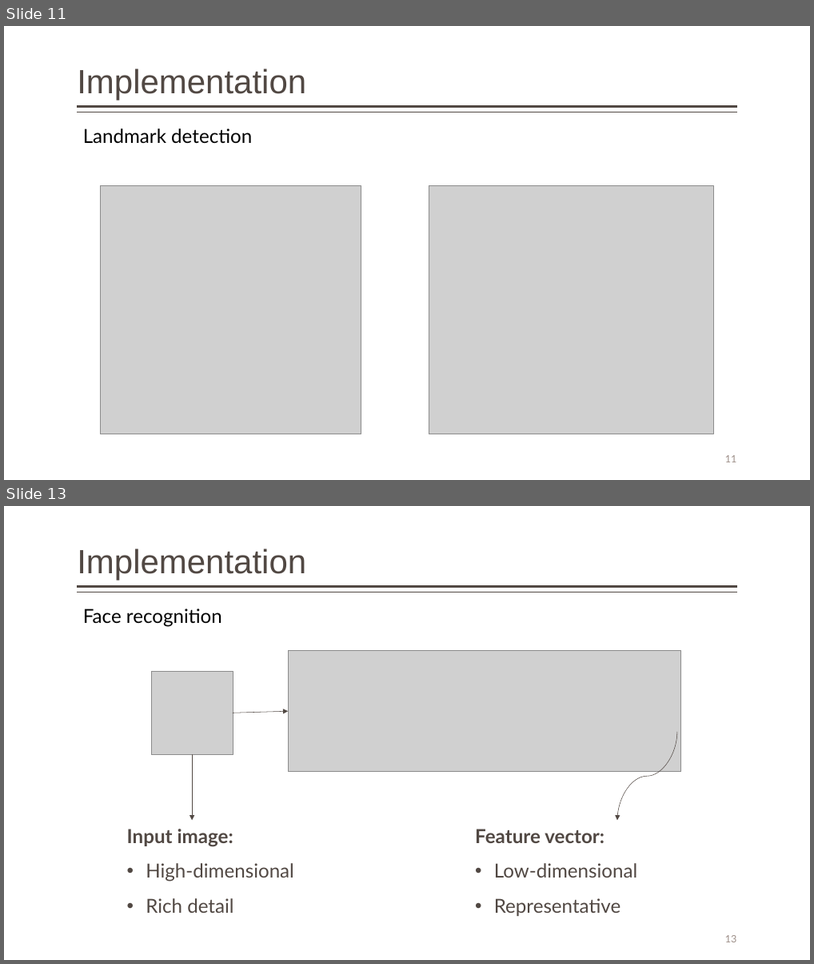
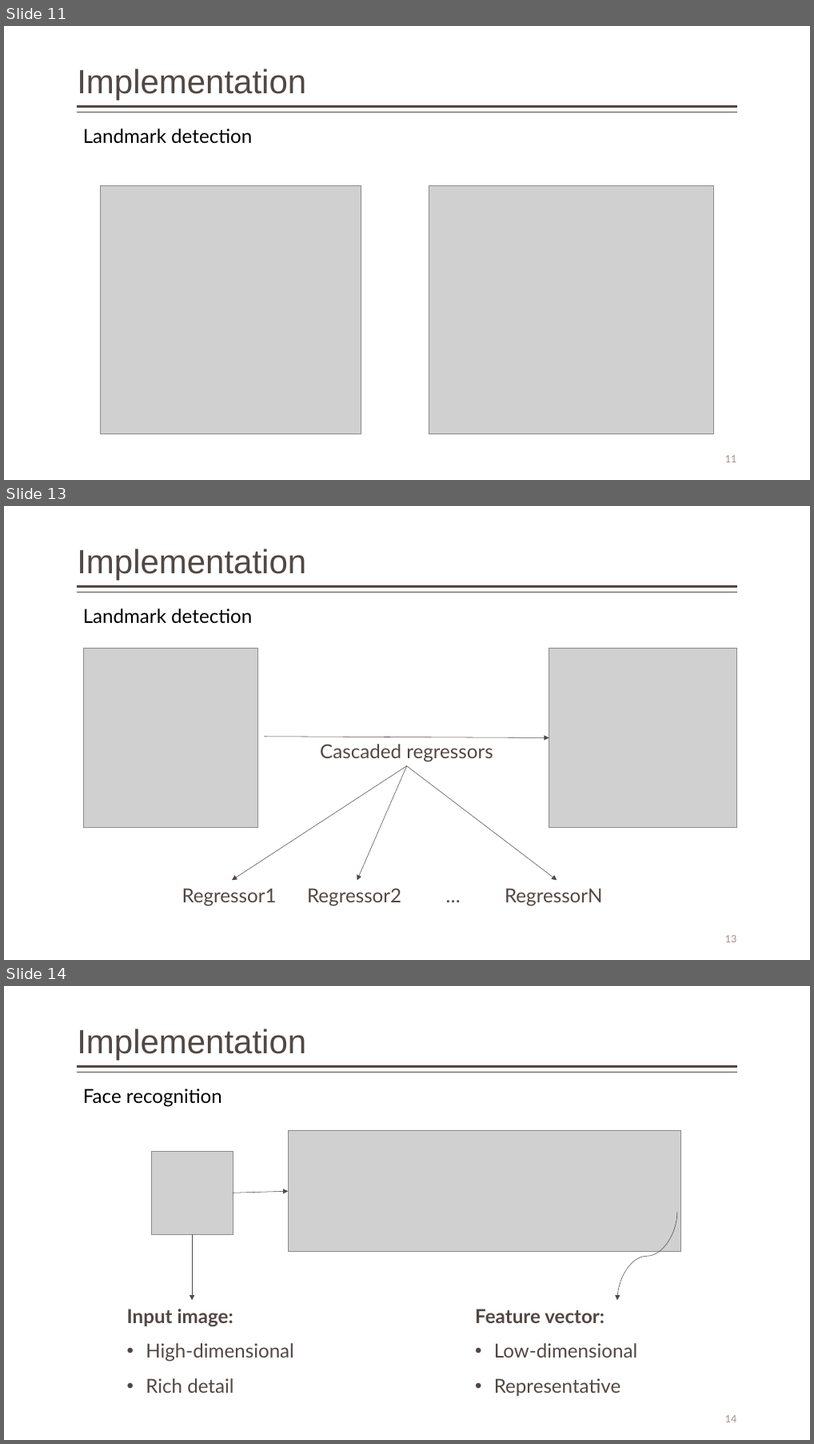
Before and after one commit to Gitworkarboy/Face-Attendance-System, a slide deck: presentation/face-attendance-2018.pptx. Shown one above the other, each under a label of ours: slides 11 and 13 before the commit, slides 11, 13 and 14 after it; the slides between them are not shown. The pictures are 814x964 and 814x1444 pixels, drawn with LibreOffice and Linux fonts; fonts in the diff are those of the drawing; grey boxes stand for pictures. Boxes give left, top, right and bottom in pixels: in the first picture for what was removed or moved away, otherwise in the second. Text is boxed around its words. In the diff, an @@ line names an element or a change of style, - is before the commit and + after.

Commit message:
presentation: a more completion in implementation

```diff
--- a/presentation/face-attendance-2018.pptx
+++ b/presentation/face-attendance-2018.pptx
@@ slide 13 added at [4,506,810,960], background #FFFFFF; not listed: 2 template elements that a slide beside it also shows @@
@@ title added at [77,548,306,580], 40 pt, text #514843 @@
+Implementation
@@ text added at [83,608,252,623], 23 pt, text #000000 @@
+Landmark detection
@@ picture added at [84,648,258,828] @@
@@ picture added at [550,648,738,828] @@
@@ arrow added from (265, 736) to (550, 738), #514843 0.5 pt @@
@@ text added at [320,744,493,762], 23 pt, text #514843 @@
+Cascaded regressors
@@ arrow added from (407, 765) to (232, 880), #514843 0.5 pt @@
@@ arrow added from (407, 765) to (358, 880), #514843 0.5 pt @@
@@ arrow added from (407, 765) to (557, 880), #514843 0.5 pt @@
@@ text added at [182,888,277,906], 23 pt, text #514843 @@
+Regressor1
@@ text added at [307,888,402,906], 23 pt, text #514843 @@
+Regressor2
@@ text added at [440,880,472,909], 23 pt, text #514843 @@
+…
@@ text added at [505,888,602,906], 23 pt, text #514843 @@
+RegressorN
@@ page number added at [726,935,738,942], 12 pt, text #9D8F88 @@
+13
@@ what was slide 13 is now slide 14 @@
@@ page number at [726,1415,738,1422]: text changed @@
-13
+14
```
Also in this commit, not shown: 2 slides changed, 5 other files.
